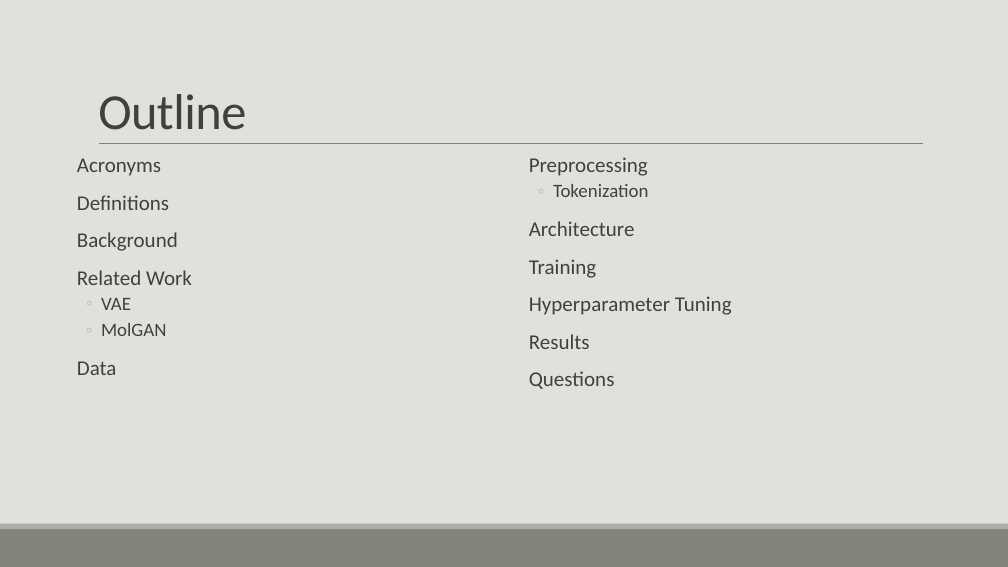
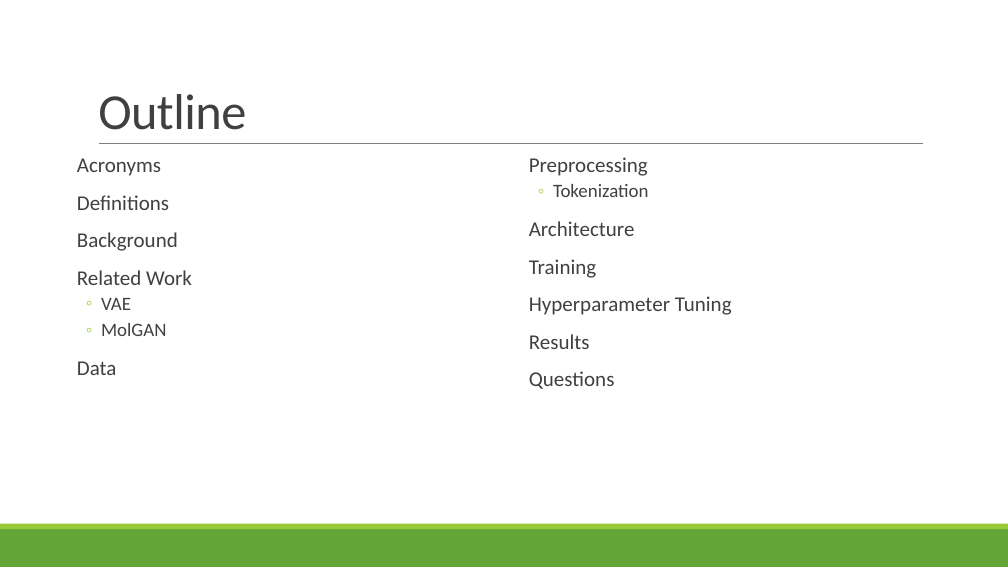
Before and after one commit to vanthony715/SMGAN, a slide deck: slide 2 of SMGAN.pptx. Drawn at 1008x567 pixels with LibreOffice and Linux fonts; fonts in the diff are those of the drawing. Boxes give left, top, right and bottom in pixels: in the first picture for what was removed or moved away, otherwise in the second. Text is boxed around its words. In the diff, an @@ line names an element or a change of style, - is before the commit and + after.

```diff
--- a/SMGAN.pptx
+++ b/SMGAN.pptx
@@ background #E1E1DB to #FFFFFF @@
@@ text "Acronyms" at (x1=77, y1=158, x2=192, y2=375): bullet colour #9DBFBE to #99CB38 @@
@@ text "Preprocessing" at (x1=529, y1=157, x2=732, y2=389): bullet colour #9DBFBE to #99CB38 @@
@@ rectangle at (x1=0, y1=529, x2=1008, y2=567): fill #82847C to #63A537 @@
@@ rectangle at (x1=0, y1=524, x2=1008, y2=529): fill #ACADA8 to #99CB38 @@
```
Also in this commit, not shown: 11 other slides changed, 6 slides added, 4 slides removed, 5 other files.
